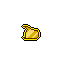
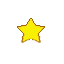
Revision of a layered 64 x 64 image; what changed, layer by layer:
hid "slot_full" over [22, 25, 40, 40]
hid "slot copy" over [21, 24, 41, 41]
added layer "Layer" over [17, 18, 45, 44]
